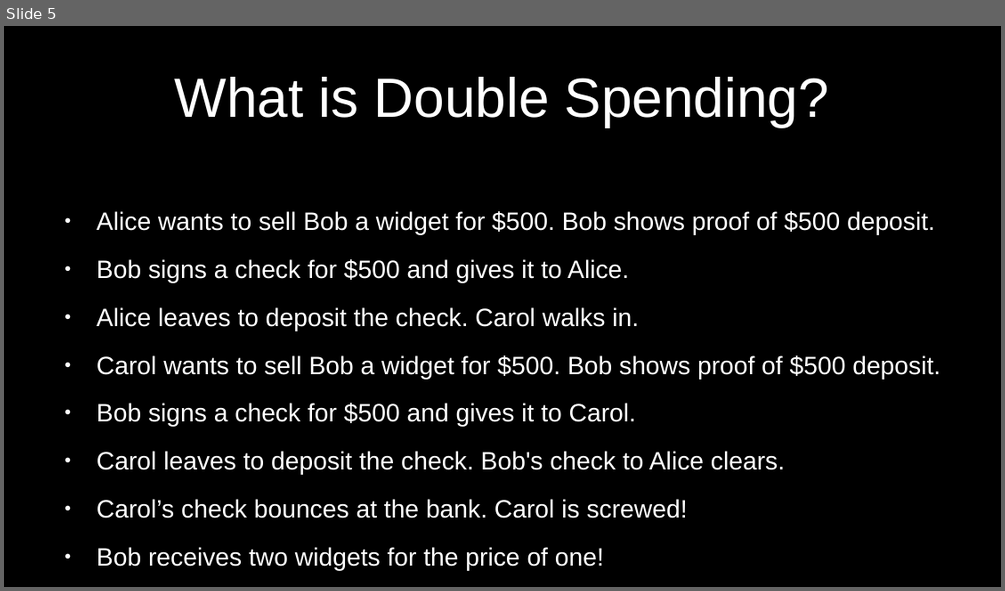
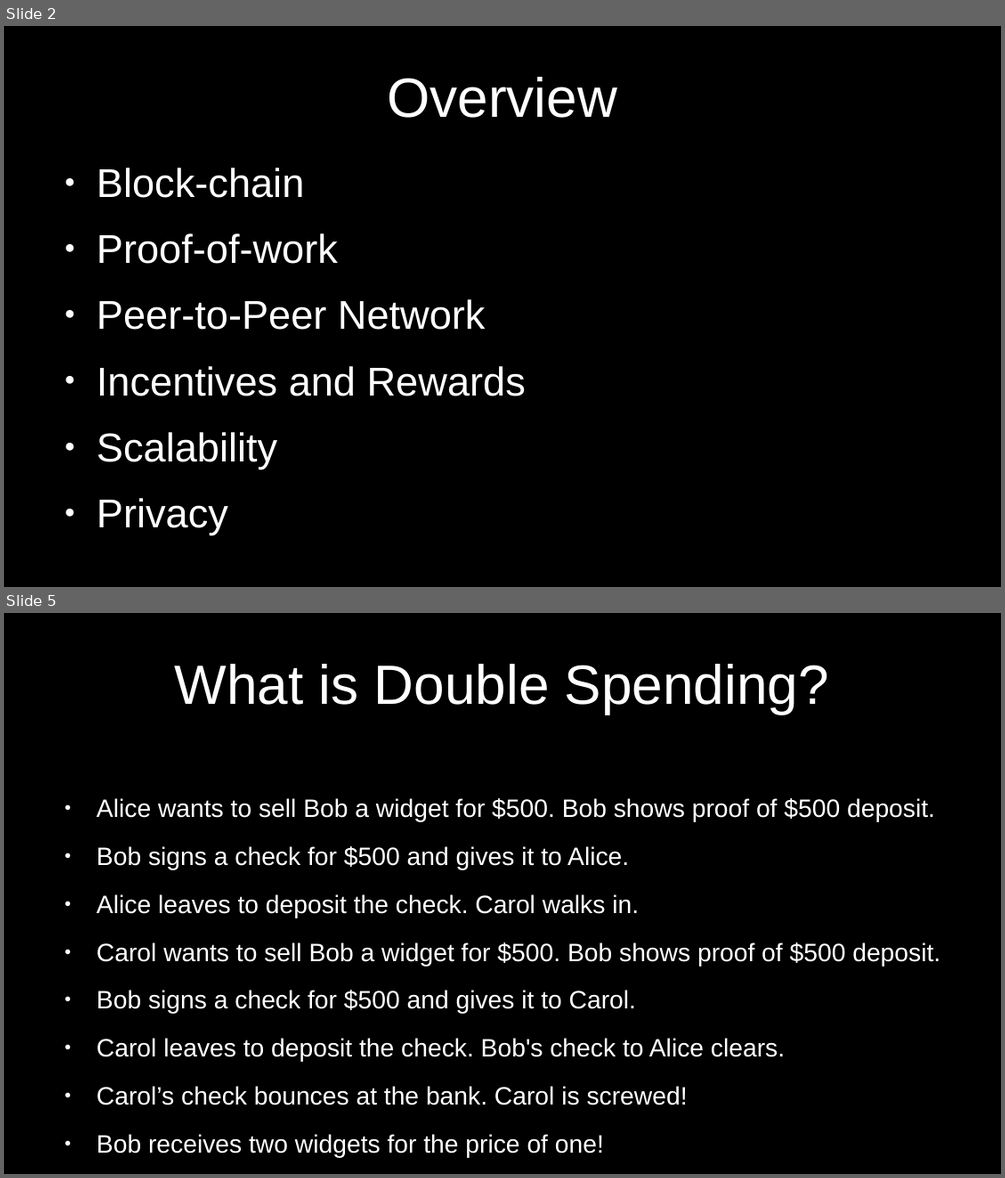
Before and after one commit to cmdruid/bitcoin-programming, a slide deck: slides/bitcoin-whitepaper-review.odp. Shown one above the other, each under a label of ours: slide 5 before the commit, slides 2 and 5 after it; the slides between them are not shown. The pictures are 1005x591 and 1005x1178 pixels, drawn with LibreOffice and Linux fonts; fonts in the diff are those of the drawing. Boxes give left, top, right and bottom in pixels: in the first picture for what was removed or moved away, otherwise in the second. Text is boxed around its words. In the diff, an @@ line names an element or a change of style, - is before the commit and + after.

```diff
--- a/slides/bitcoin-whitepaper-review.odp
+++ b/slides/bitcoin-whitepaper-review.odp
@@ slide 2 added at (4,26,1001,587), background #000000 @@
@@ title added at (387,77,617,118), 44 pt, text #FFFFFF @@
+Overview
@@ text added at (97,168,526,468), 32 pt, text #FFFFFF @@
+● Block-chain
+● Proof-of-work
+● Peer-to-Peer Network
+● Incentives and Rewards
+● Scalability
+● Privacy
```
Also in this commit, not shown: 7 slides changed, 1 other slide added, 3 slides removed, 1 other file.
